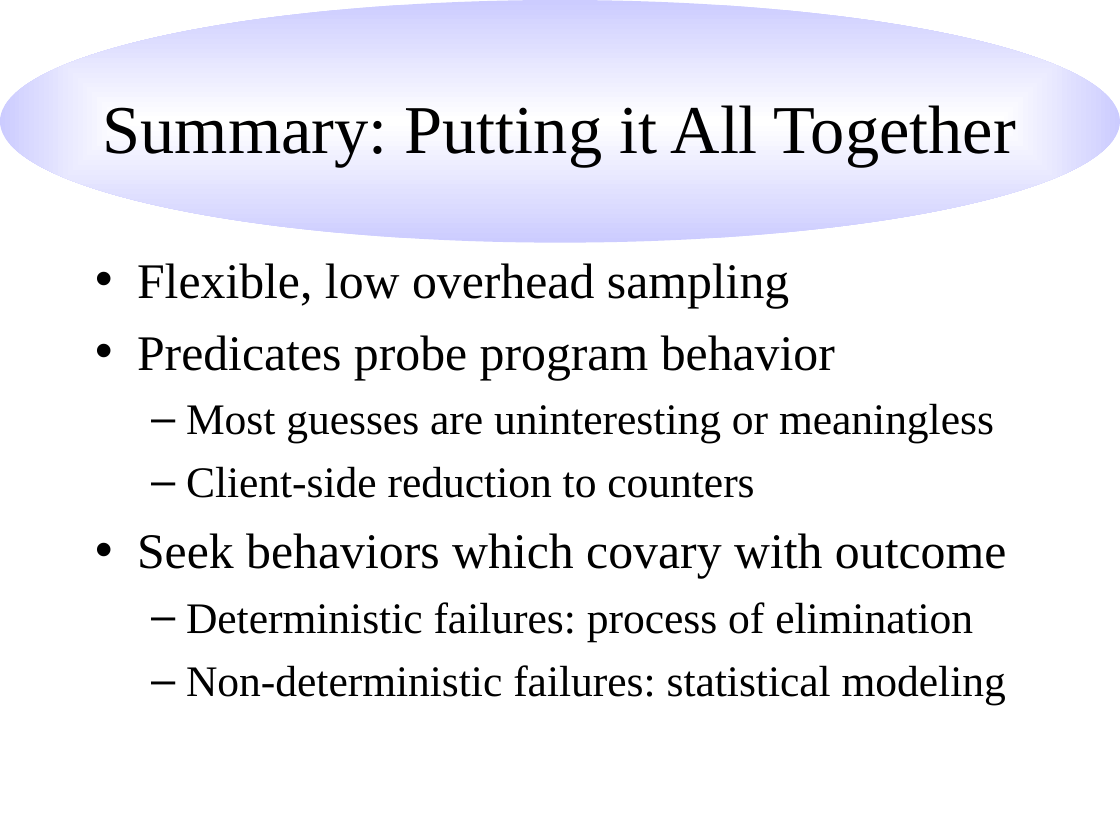
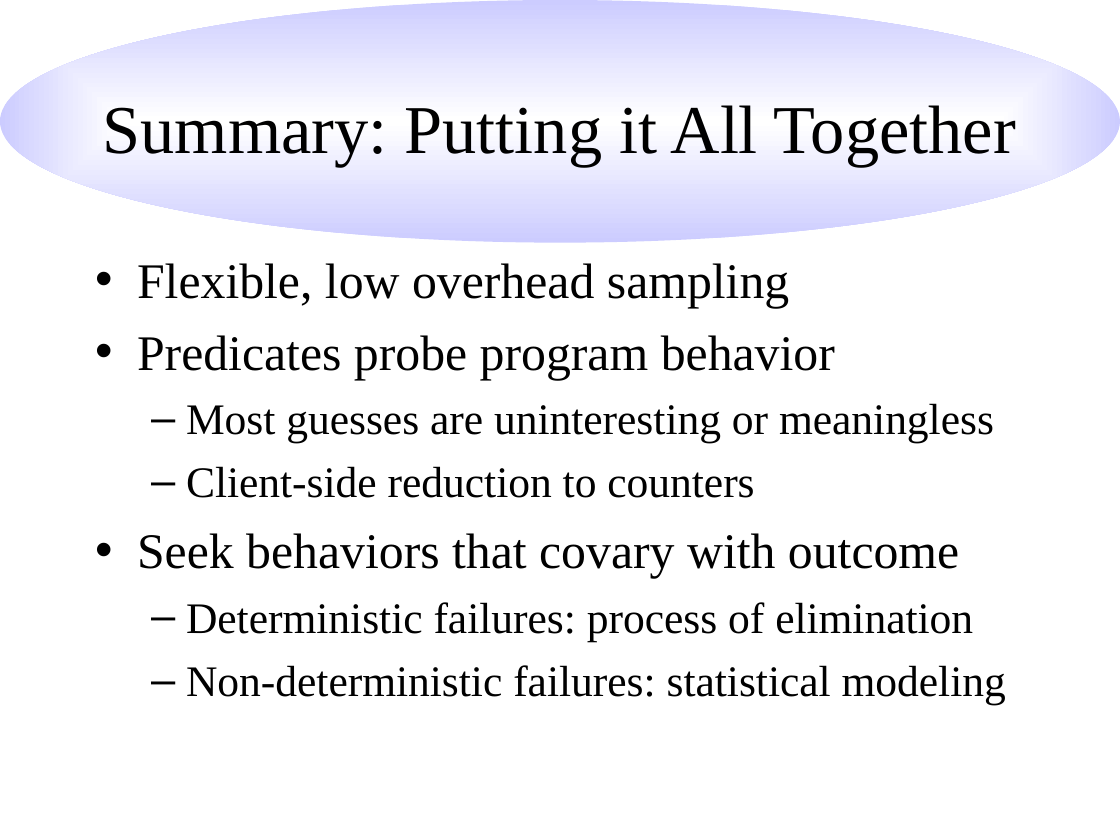
Before and after one commit to hlim1/sampler, a slide deck: slide 21 of paper/pldi.ppt. Drawn at 1120x840 pixels with LibreOffice and Linux fonts; fonts in the diff are those of the drawing. Boxes give left, top, right and bottom in pixels: in the first picture for what was removed or moved away, otherwise in the second. Text is boxed around its words. In the diff, an @@ line names an element or a change of style, - is before the commit and + after.

```diff
--- a/paper/pldi.ppt
+++ b/paper/pldi.ppt
@@ text at (137, 533, 959, 579): text changed @@
-• Seek behaviors which covary with outcome
+• Seek behaviors that covary with outcome
```
Also in this commit, not shown: 2 other slides changed.
